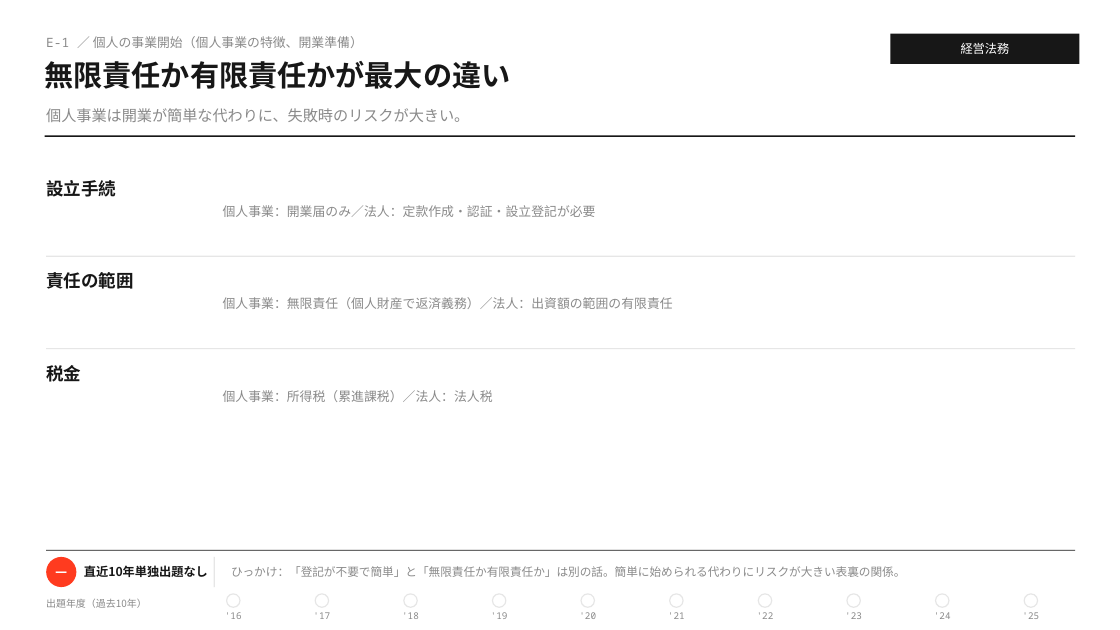
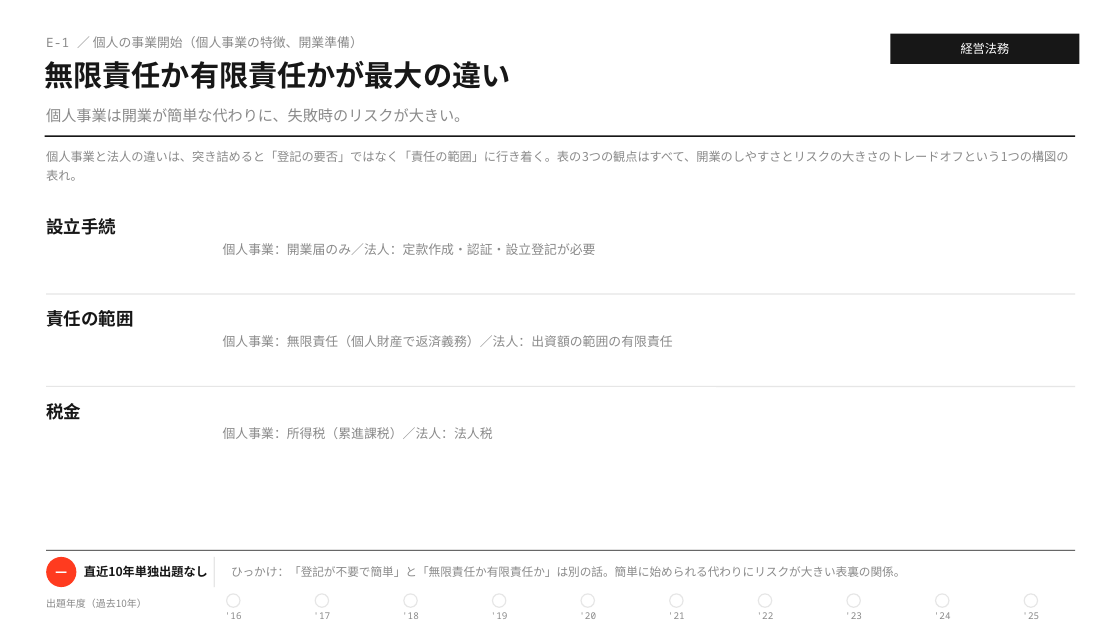
Before and after one commit to MasatoshiSano/SMEC, a slide deck: slide 3 of slides/1st_stage/E_business_law.pptx. Drawn at 1120x630 pixels with LibreOffice and Linux fonts; fonts in the diff are those of the drawing. Boxes give left, top, right and bottom in pixels: in the first picture for what was removed or moved away, otherwise in the second. Text is boxed around its words. In the diff, an @@ line names an element or a change of style, - is before the commit and + after.

```diff
--- a/slides/1st_stage/E_business_law.pptx
+++ b/slides/1st_stage/E_business_law.pptx
@@ text added at [46,150,1068,181], 10.5 pt, text #8A8A8A @@
+個人事業と法人の違いは、突き詰めると「登記の要否」ではなく「責任の範囲」に行き着く。表の3つの観点はすべて、開業のしやすさとリスクの大きさのトレードオフという1つの構図の表れ。
@@ text "個人事業：開業届のみ／法人：定款作成・認証・設立登記が必要": place and size @@
-text "個人事業：開業届のみ／法人：定款作成・認証・設立登記が必要" at [223,205,596,217]
+text "個人事業：開業届のみ／法人：定款作成・認証・設立登記が必要" at [223,243,596,255]
@@ 5 texts, 1 line: place and size @@
-5 texts, 1 line at [46,180,1075,402]
+5 texts, 1 line at [46,218,1075,439]
@@ line moved from (46, 349) - (1075, 349) to (46, 386) - (1075, 386) @@
```
Also in this commit, not shown: 26 other slides changed, 2 other files.
